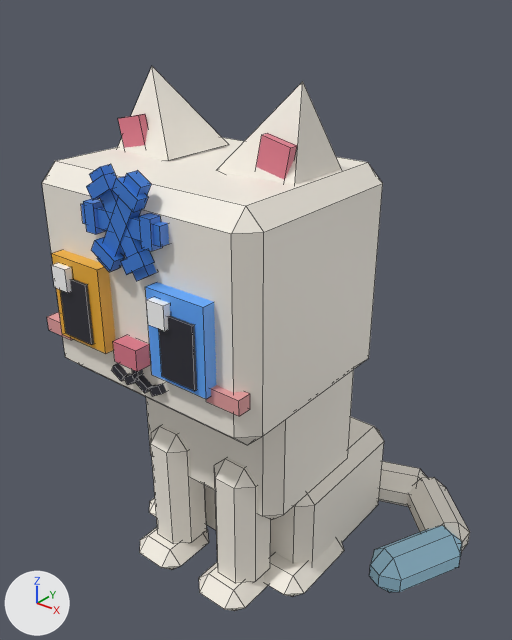
What one commit did to the FBX model assets/cat-cafe/exports/CatCafe_Cat_Snow_Sit.fbx.
The view is the same before and after, from a 50 mm camera at (0.01469, -0.01842, 0.02109) aimed at (0.00066, -0.00088, 0.01022). The axes (+X, +Y, +Z) are drawn at lower left. The lights are the same throughout. The older version comes first. Mesh edges are drawn as thin lines. Where no turn or scale is listed for an object, it has been applied to the vertices.

In view in the first picture: 'CatCafe_Cat_Snow_Sit_Body', 'CatCafe_Cat_Snow_Sit_EarL', 'CatCafe_Cat_Snow_Sit_EarR', 'CatCafe_Cat_Snow_Sit_Eye1', 'CatCafe_Cat_Snow_Sit_Eye2', 'CatCafe_Cat_Snow_Sit_Head', 'CatCafe_Cat_Snow_Sit_LegF1', 'CatCafe_Cat_Snow_Sit_LegF2', 'CatCafe_Cat_Snow_Sit_Tail'.
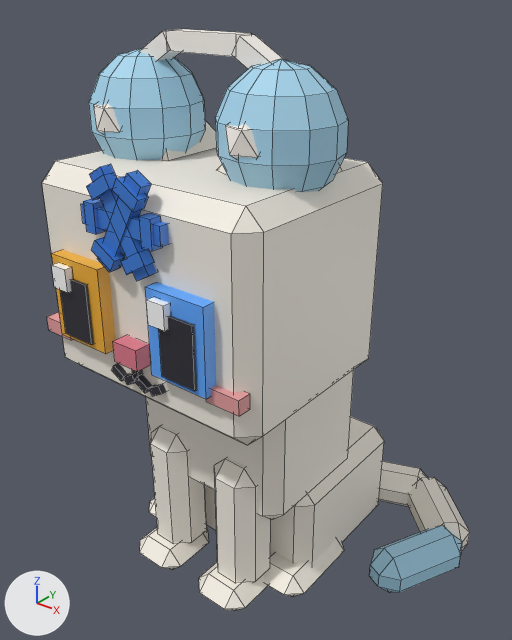
Boxes (x1, y1, x2, y2) around the edits, measured in the pictures (512 x 640 px):
'CatCafe_Cat_Snow_Sit_Prop', added (blue): after (89, 29, 348, 192)
'CatCafe_Cat_Snow_Sit_EarL', unchanged, covered by the edit: before (216, 81, 341, 185); after (216, 165, 341, 174)
'CatCafe_Cat_Snow_Sit_EarR', unchanged, covered by the edit: before (117, 66, 229, 161); after (160, 121, 216, 161)

The change, as a diff of the scene's bpy script:
```diff
--- a/assets/cat-cafe/exports/CatCafe_Cat_Snow_Sit.fbx.py
+++ b/assets/cat-cafe/exports/CatCafe_Cat_Snow_Sit.fbx.py
@@ me_catcafe_cat_snow_sit_prop @@
+me_catcafe_cat_snow_sit_prop.from_pydata(...)  # 196 vertices, 226 faces; spans x -0.00451..0.00451, y -0.00331..0.00052, z 0.00542..0.00997
+me_catcafe_cat_snow_sit_prop.materials.append(mat_catcafe_palette)
@@ ob_catcafe_cat_snow_sit_prop @@
+ob_catcafe_cat_snow_sit_prop = bpy.data.objects.new('CatCafe_Cat_Snow_Sit_Prop', me_catcafe_cat_snow_sit_prop)
+ob_catcafe_cat_snow_sit_prop.location = (0.0, -0.00095, 0.00969)
```
